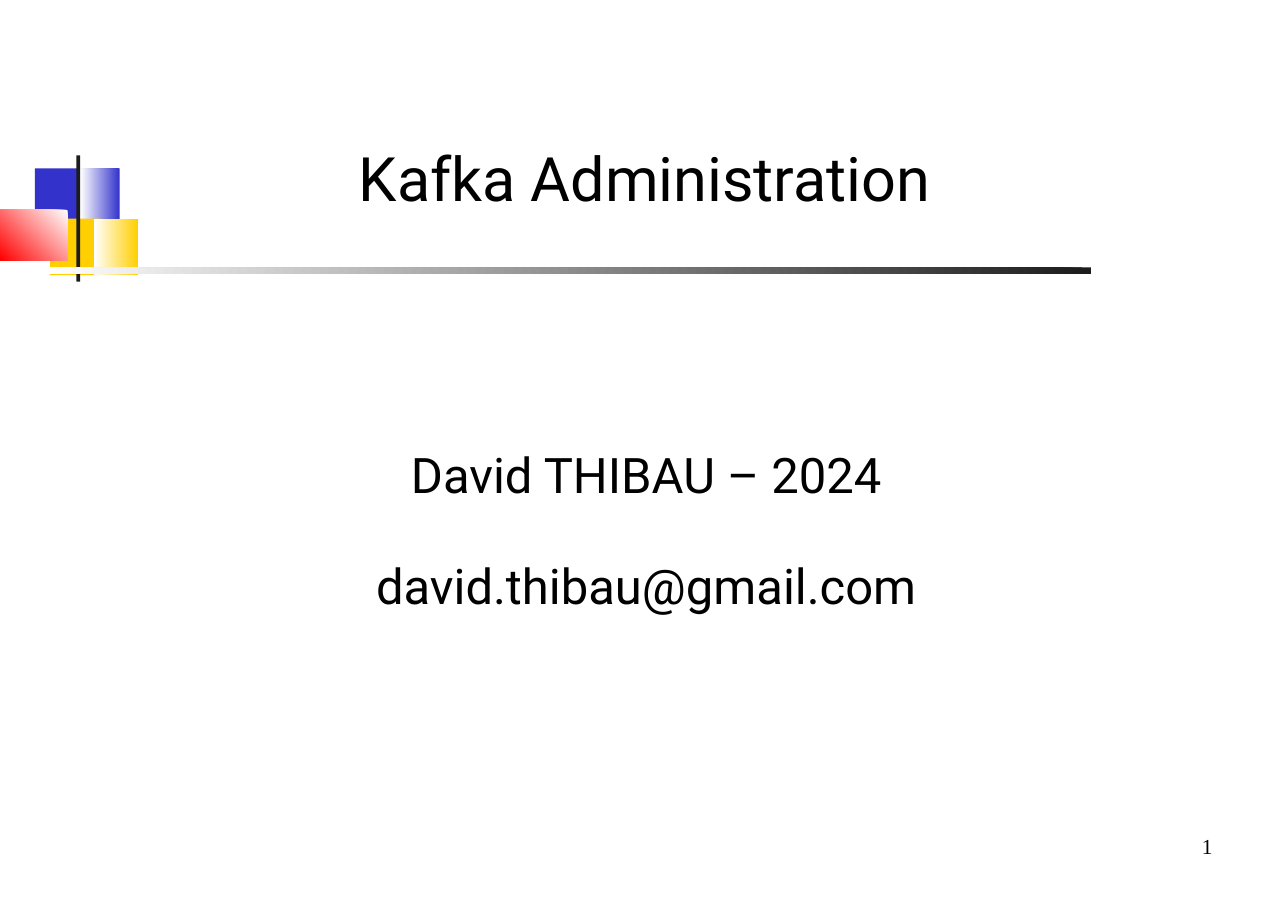
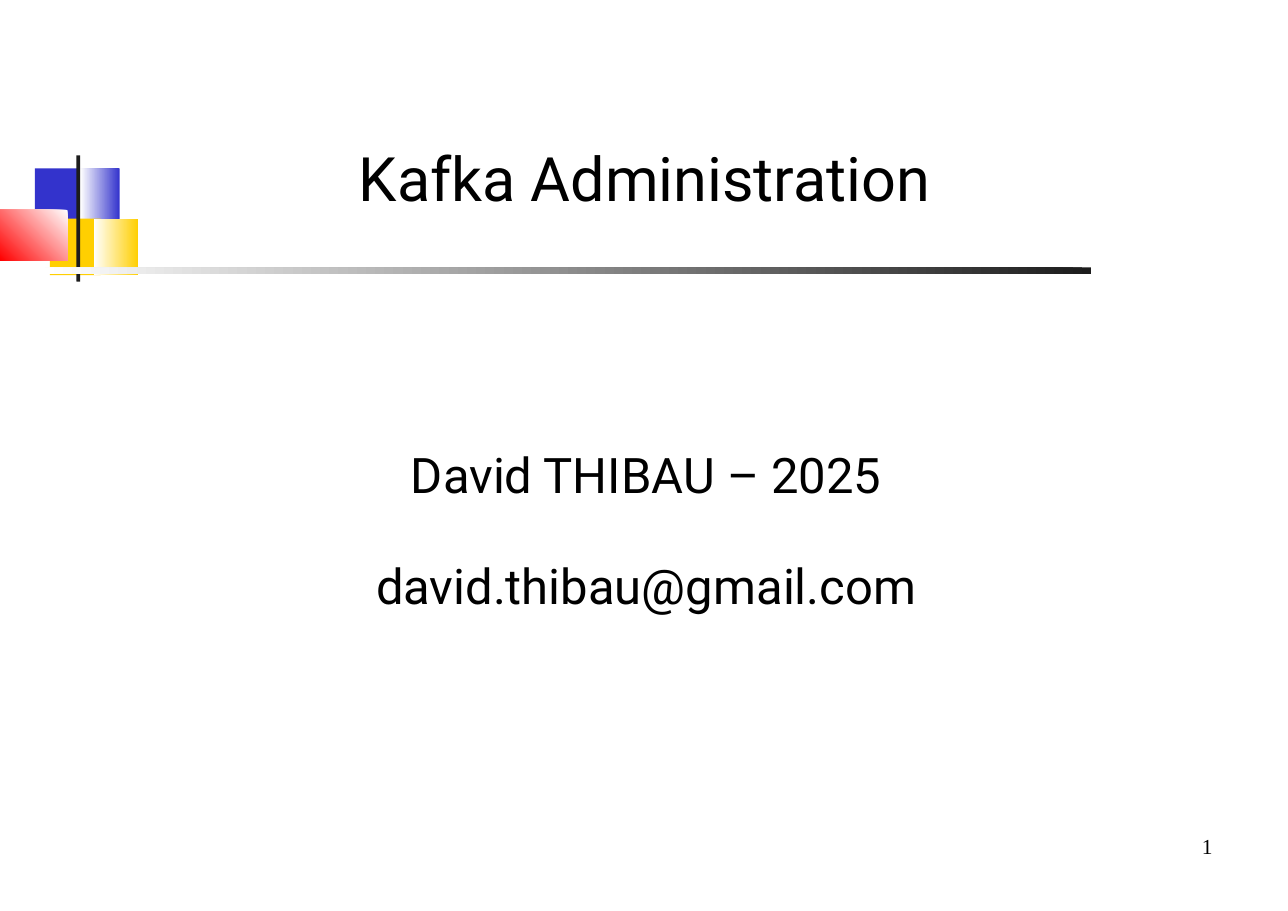
Before and after one commit to dthibau/kafka, a slide deck: slide 1 of KafkaAdmin.odp. Drawn at 1288x911 pixels with LibreOffice and Linux fonts; fonts in the diff are those of the drawing. Boxes give left, top, right and bottom in pixels: in the first picture for what was removed or moved away, otherwise in the second. Text is boxed around its words. In the diff, an @@ line names an element or a change of style, - is before the commit and + after.

```diff
--- a/KafkaAdmin.odp
+++ b/KafkaAdmin.odp
@@ subtitle at (x1=411, y1=456, x2=881, y2=494): text changed @@
-David THIBAU – 2024
+David THIBAU – 2025
```
Also in this commit, not shown: 2 other slides changed, 10 other files.
